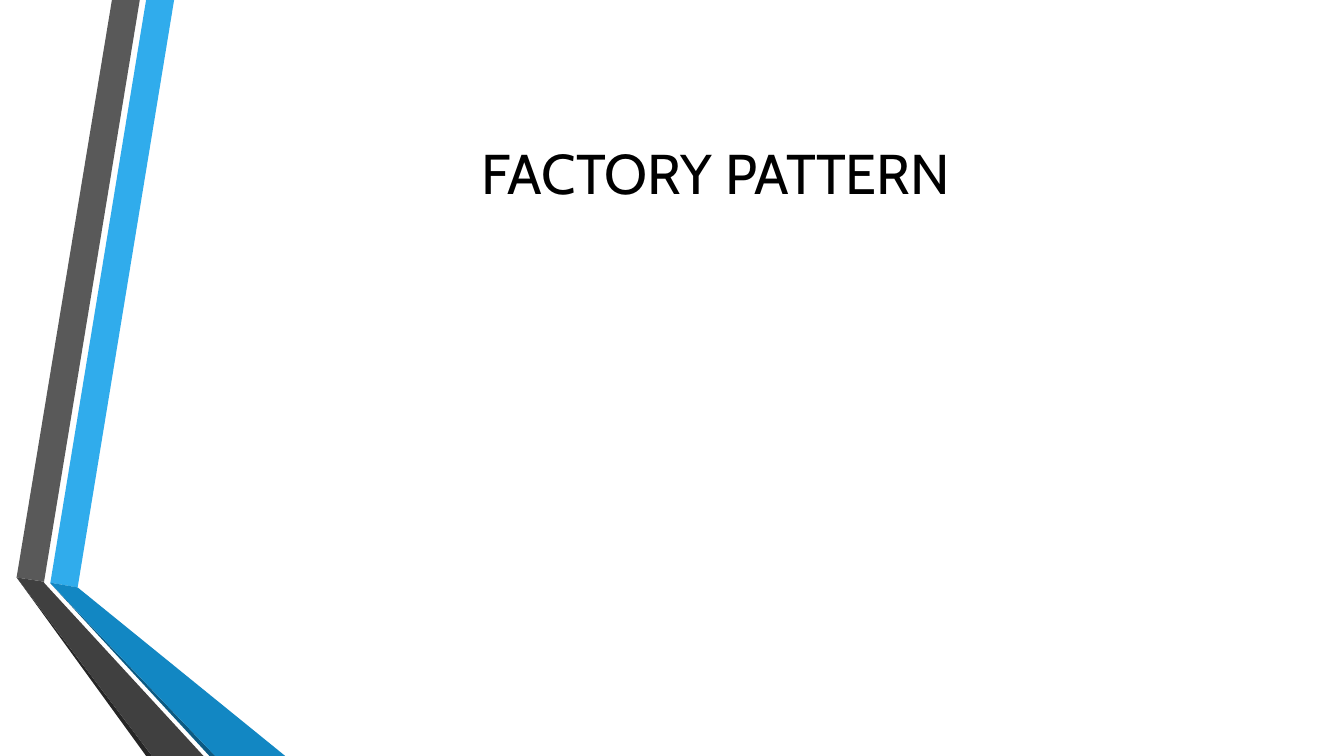
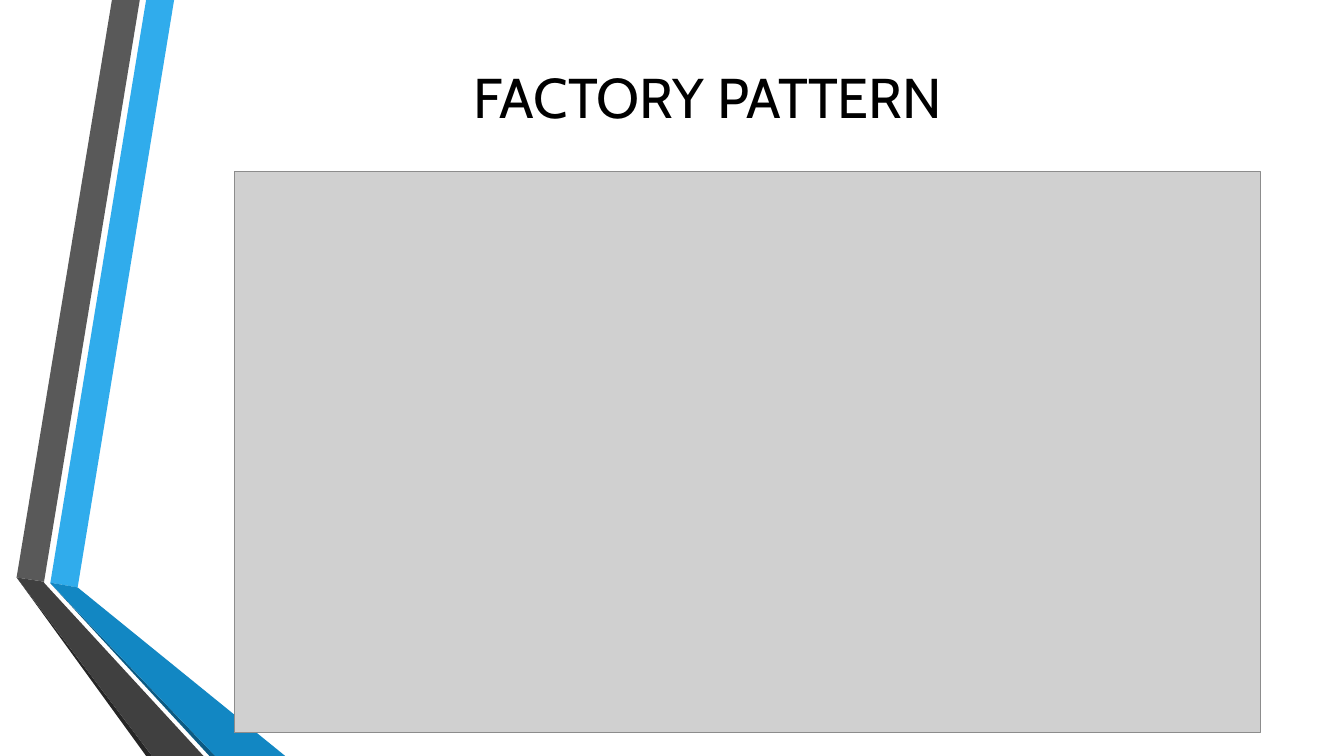
Before and after one commit to Radhika231/CSCI-5448-HotelManagementSystem, a slide deck: slide 4 of HOTEL MANAGEMENT SYSTEM.pptx. Drawn at 1344x756 pixels with LibreOffice and Linux fonts; fonts in the diff are those of the drawing; grey boxes stand for pictures; background and template pictures are left out. Boxes give left, top, right and bottom in pixels: in the first picture for what was removed or moved away, otherwise in the second. Text is boxed around its words. In the diff, an @@ line names an element or a change of style, - is before the commit and + after.

Commit message:
factory method class diagram inserted

```diff
--- a/HOTEL MANAGEMENT SYSTEM.pptx
+++ b/HOTEL MANAGEMENT SYSTEM.pptx
@@ title "FACTORY PATTERN": place and size @@
-title "FACTORY PATTERN" at (482,154,950,195)
+title "FACTORY PATTERN" at (474,78,942,119)
@@ picture added at (234,171,1260,733) @@
```
Also in this commit, not shown: 1 other slide changed.
